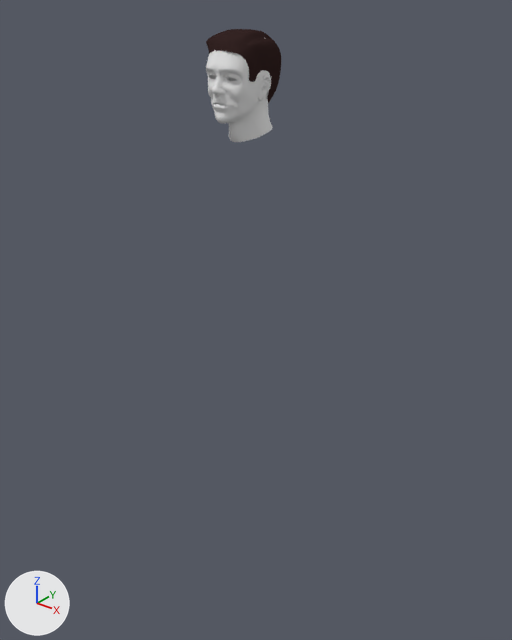
The Blender file simple_topo/01g.blend, before and after one commit.
Both versions are drawn from a 50 mm lens placed at (45.8, -55.5, 15.0), pointed at (0.9, 0.6, -19.7). Lighting does not change. The marker at lower left points along +X, +Y and +Z.

Script lines for the objects in view, before the commit:
```python
me_cube = bpy.data.meshes.new('Cube')
me_cube.from_pydata(...)  # 131 vertices, 114 faces; spans x -3.56..2.84, y -3.52..3.8, z -6.71..0.23
me_cube.polygons.foreach_set('use_smooth', [True] * 114)
me_cube.materials.append(mat_hair)  # its picture is missing
me_plane = bpy.data.meshes.new('Plane')
me_plane.from_pydata(...)  # 1954 vertices, 1874 faces; spans x -2.88..2.88, y -5.74..4.37, z -8.19..-0.05
me_plane.polygons.foreach_set('use_smooth', [True] * 1874)
me_plane.materials.append(mat_skin01)  # its picture is missing
ob_cube = bpy.data.objects.new('Cube', me_cube)
ob_cube.location = (0.0, 0.0, 10.3)
_m = ob_cube.modifiers.new('Subsurf', 'SUBSURF')
_m.levels = 2
ob_head = bpy.data.objects.new('head', me_plane)
ob_head.location = (0.0, -4.6, 6.0)
ob_head.rotation_euler = (1.571, 0.0, 0.0)  # degrees (90, 0, 0)
```
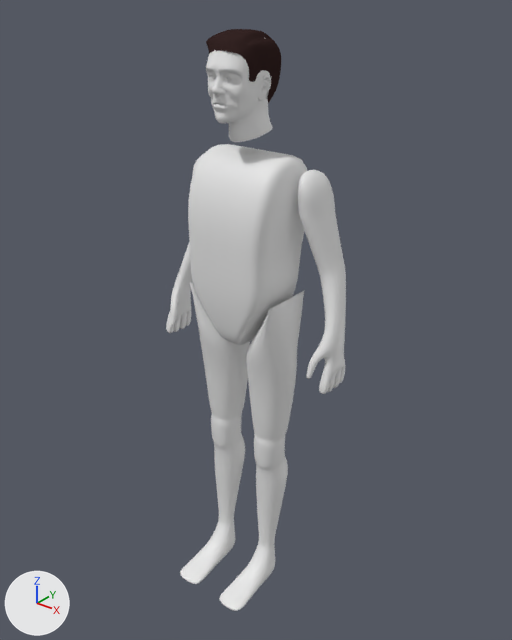
Pixel boxes (x1, y1, x2, y2) of what changed, in the pictures (512 x 640 px):
'torso', added
    after: (188, 144, 307, 345)
'legs', added
    after: (180, 281, 305, 611)
'arms', added
    after: (166, 154, 346, 394)

The change, as a list of edits to the scene's bpy script:
```text
Add me_cube_001:
    me_cube_001.from_pydata(...)  # 60 vertices, 58 faces; spans x -1.03..1.03, y -1.0..1.27, z -1.59..1.0
    me_cube_001.polygons.foreach_set('use_smooth', [True] * 58)
Add me_cube_002:
    me_cube_002.from_pydata(...)  # 80 vertices, 77 faces; spans x 0.4..6.5, y -9.7..5.4, z -45.9..-6.6
    me_cube_002.polygons.foreach_set('use_smooth', [True] * 77)
Add me_cube_003:
    me_cube_003.from_pydata(...)  # 149 vertices, 105 faces; spans x 5.52..11.48, y -1.27..1.34, z -6.89..0.99
    me_cube_003.polygons.foreach_set('use_smooth', [True] * 105)
Add ob_torso:
    ob_torso = bpy.data.objects.new('torso', me_cube_001)
    ob_torso.location = (0.0, 0.0, -9.1)
    ob_torso.scale = (5.55, 4.2, 8.35)
    _m = ob_torso.modifiers.new('Subsurf', 'SUBSURF')
    _m.levels = 2
Add ob_legs:
    ob_legs = bpy.data.objects.new('legs', me_cube_002)
    ob_legs.location = (0.0, -0.1, -9.1)
    ob_legs.scale = (1.0, 0.854, 1.0)
    _m = ob_legs.modifiers.new('Mirror', 'MIRROR')
    _m = ob_legs.modifiers.new('Subsurf', 'SUBSURF')
    _m.levels = 2
Add ob_arms:
    ob_arms = bpy.data.objects.new('arms', me_cube_003)
    ob_arms.location = (0.0, 1.4, -4.0)
    ob_arms.scale = (1.03, 2.84, 3.04)
    _m = ob_arms.modifiers.new('Mirror', 'MIRROR')
    _m = ob_arms.modifiers.new('Subsurf', 'SUBSURF')
    _m.levels = 2
```
